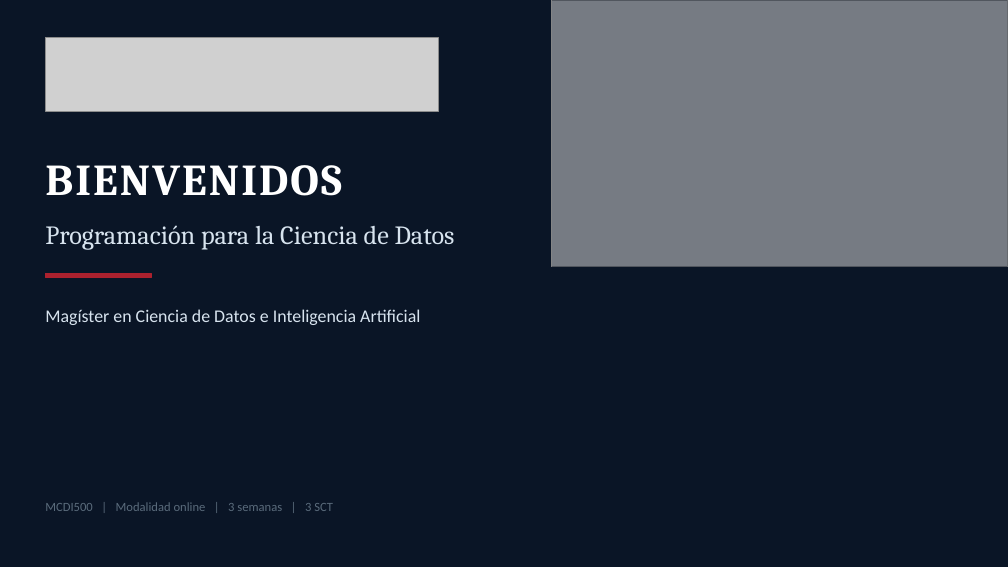
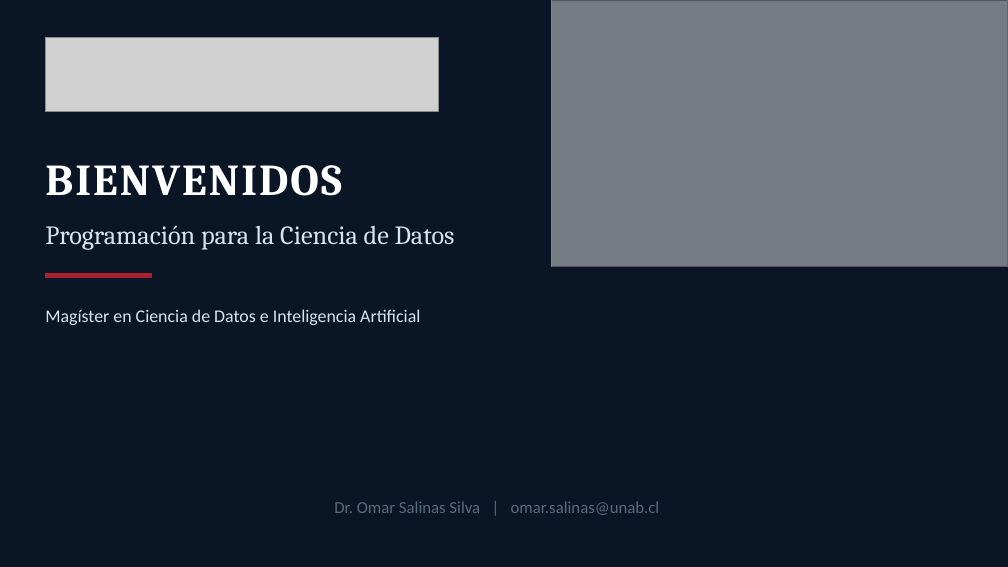
Before and after one commit to magistercienciadatos/Material_Didactico_Semana1, a slide deck: slide 1 of 1_Presentación_Semana1/MCDI500_Semana_1.pptx. Drawn at 1008x567 pixels with LibreOffice and Linux fonts; fonts in the diff are those of the drawing; grey boxes stand for pictures. Boxes give left, top, right and bottom in pixels: in the first picture for what was removed or moved away, otherwise in the second. Text is boxed around its words. In the diff, an @@ line names an element or a change of style, - is before the commit and + after.

```diff
--- a/1_Presentación_Semana1/MCDI500_Semana_1.pptx
+++ b/1_Presentación_Semana1/MCDI500_Semana_1.pptx
@@ text at [334,501,660,515]: text changed; size 12 to 16 pt @@
-MCDI500 | Modalidad online | 3 semanas | 3 SCT
+Dr. Omar Salinas Silva | omar.salinas@unab.cl
```
Also in this commit, not shown: 1 other slide changed, 2 slides added, 17 slides removed, 7 other files.
